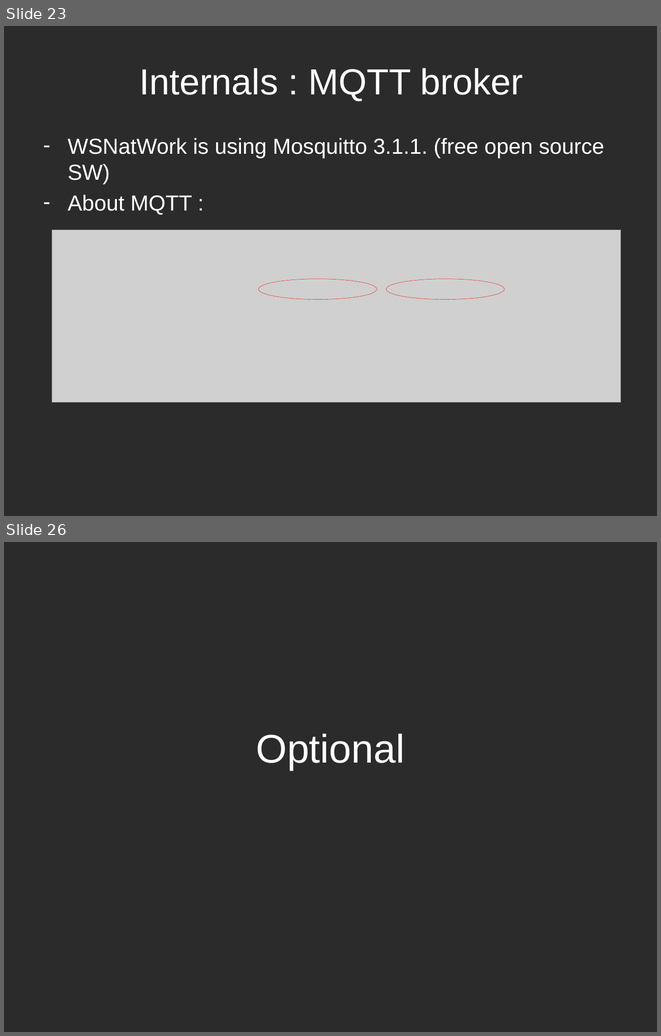
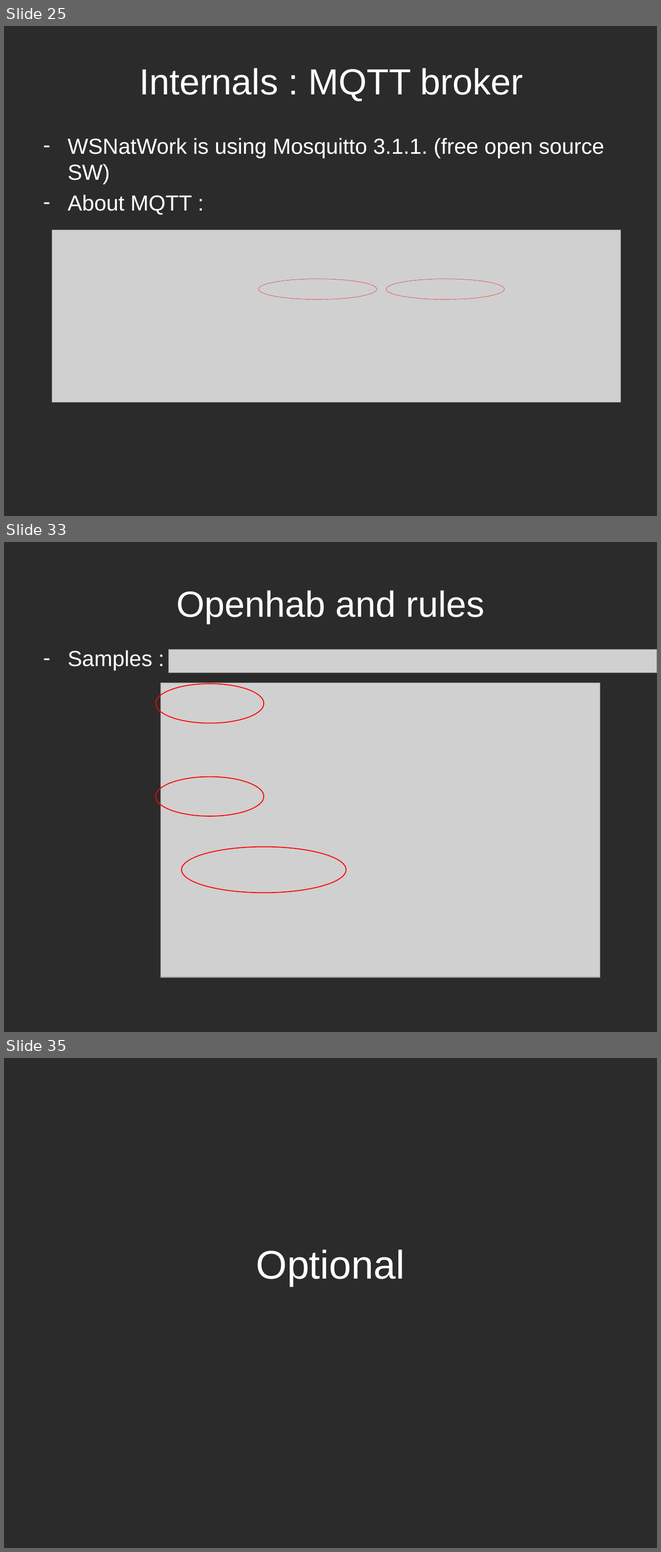
Before and after one commit to WSNhub/WSN-at-Work, a slide deck: workshop2x/WSNatwork - workshop2.pptx. Shown one above the other, each under a label of ours: slides 23 and 26 before the commit, slides 25, 33 and 35 after it; the slides between them are not shown. The pictures are 661x1036 and 661x1552 pixels, drawn with LibreOffice and Linux fonts; fonts in the diff are those of the drawing; grey boxes stand for pictures; background and template pictures are left out; a plain dark background stands for a picture behind light text. Boxes give left, top, right and bottom in pixels: in the first picture for what was removed or moved away, otherwise in the second. Text is boxed around its words. In the diff, an @@ line names an element or a change of style, - is before the commit and + after.

```diff
--- a/workshop2x/WSNatwork - workshop2.pptx
+++ b/workshop2x/WSNatwork - workshop2.pptx
@@ slide 33 added at bbox=[4, 542, 657, 1032], background picture (left out) @@
@@ title added at bbox=[176, 590, 485, 623], 40 pt, text #FFFFFF @@
+Openhab and rules
@@ text added at bbox=[68, 650, 152, 671], 24 pt, text #FFFFFF @@
+– Samples :
@@ picture added at bbox=[168, 649, 657, 672] @@
@@ ellipse added at bbox=[156, 684, 264, 723], outline #FF0000 1 pt @@
@@ picture added at bbox=[161, 682, 600, 977] @@
@@ ellipse added at bbox=[156, 776, 264, 815], outline #FF0000 1 pt @@
@@ ellipse added at bbox=[182, 846, 346, 892], outline #FF0000 1 pt @@
@@ what was slide 23 is now slide 25 @@
@@ what was slide 26 is now slide 35 @@
```
Also in this commit, not shown: 4 slides changed, 10 other slides added.
